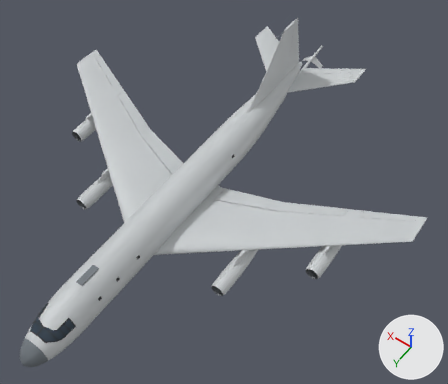
One commit to the glTF model media/kc135.glb: the scene before it, then after it.
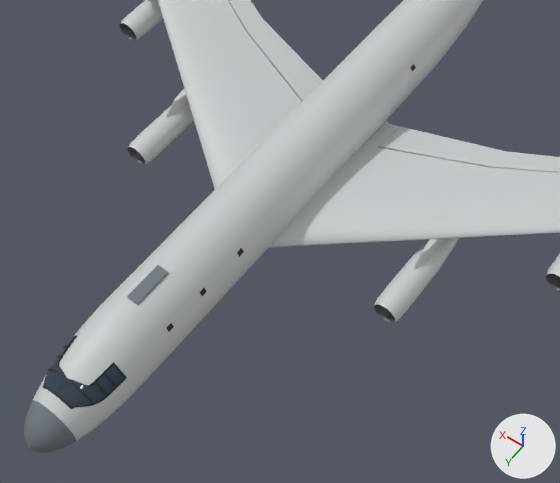
Each version appears first whole from a 50 mm lens placed at (-23.9, 27.0, 46.0), pointed at (-3.4, -1.8, 0.7), and next in a close-up on the part from 1% to 70% of the width and 31% to 100% of the height. The axes (+X, +Y, +Z) are drawn at lower right. The lights are the same throughout. The first two pictures are the older version. Where no turn or scale is listed for an object, it has been applied to the vertices. Vertices at exactly the same position are counted once.

In view in the first close-up: 'Canopy Frame', 'Cockpit Glass', 'Engine L1', 'Engine R1', 'Engine R2', 'Flap L', 'Flap R', 'Fuselage', 'Wing L', 'Wing R' and 2 more.
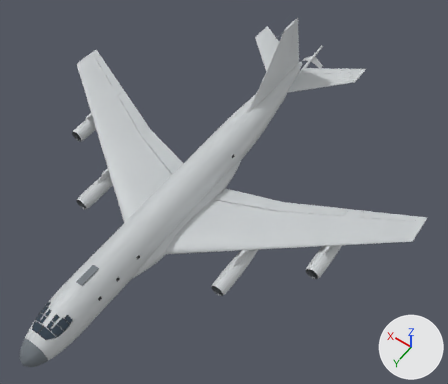
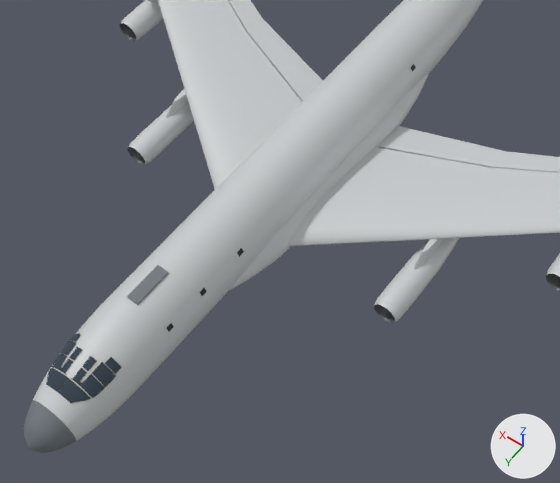
Where the change shows, as pixel boxes [x1, y1, x2, y2] in the close-ups (560 x 483 px; the box of a moved part takes in the faces that stretch with it):
'Wing Root Fairing', added (mostly hidden)
    after: [229, 73, 429, 290]
'Cockpit Glass', reshaped (9% narrower)
    before: [44, 337, 124, 406]
    after: [47, 334, 120, 402]
'Canopy Frame', reshaped (9% narrower)
    before: [43, 336, 127, 409]
    after: [46, 333, 122, 403]
part 1 of me_canopy_frame, deleted
    before: [95, 382, 108, 397]
part 2 of me_canopy_frame, moved or reshaped
    before: [43, 336, 127, 409]
    after: [46, 333, 122, 403]

The change, as a diff of the scene's bpy script:
```diff
--- a/media/kc135.glb.py
+++ b/media/kc135.glb.py
@@ me_canopy_frame @@
 # used by ob_canopy_frame; location = (0.0, 0.0, 0.0)
-me_canopy_frame.from_pydata(...)  # 504 vertices, 772 faces; spans x -1.66..1.66, y 15.96..18.44, z 0.51..1.48
+me_canopy_frame.from_pydata(...)  # 600 vertices, 556 faces; spans x -1.44..1.44, y 15.87..18.3, z 0.89..1.78
+# me_canopy_frame part 1: the loose piece of 10 vertices spanning x -1.57..-1.03, y 17.0..17.09, z 0.59..1.3 is deleted
+# me_canopy_frame part 2: 460 vertices removed from x -1.66..1.66, y 15.96..18.44, z 0.51..1.48; 576 vertices added at x -1.44..1.44, y 15.87..18.29, z 0.89..1.78
+# other edits to the shape of me_canopy_frame do not show in these pictures
 me_canopy_frame.materials.append(mat_ac_dark)
@@ me_cockpit_glass @@
 # used by ob_cockpit_glass; location = (0.0, 0.0, 0.0)
-me_cockpit_glass.from_pydata(...)  # 420 vertices, 696 faces; spans x -1.64..1.64, y 16.05..18.35, z 0.6..1.45
+me_cockpit_glass.from_pydata(...)  # 504 vertices, 720 faces; spans x -1.41..1.41, y 15.9..18.26, z 0.91..1.76
+# me_cockpit_glass part 3: 420 vertices removed from x -1.64..1.64, y 16.05..18.35, z 0.6..1.45; 504 vertices added at x -1.41..1.41, y 15.9..18.26, z 0.91..1.76
 me_cockpit_glass.materials.append(mat_ac_glass)
@@ me_wing_root_fairing @@
+me_wing_root_fairing.from_pydata(...)  # 1332 vertices, 2592 faces; spans x -2.3..2.3, y -8.0..10.0, z -2.2..0.4
+me_wing_root_fairing.materials.append(mat_ac_base)  # light grey #c7cbcd
@@ ob_wing_root_fairing @@
+ob_wing_root_fairing = bpy.data.objects.new('Wing Root Fairing', me_wing_root_fairing)
+ob_wing_root_fairing.location = (0.0, 0.0, 0.0)
```
